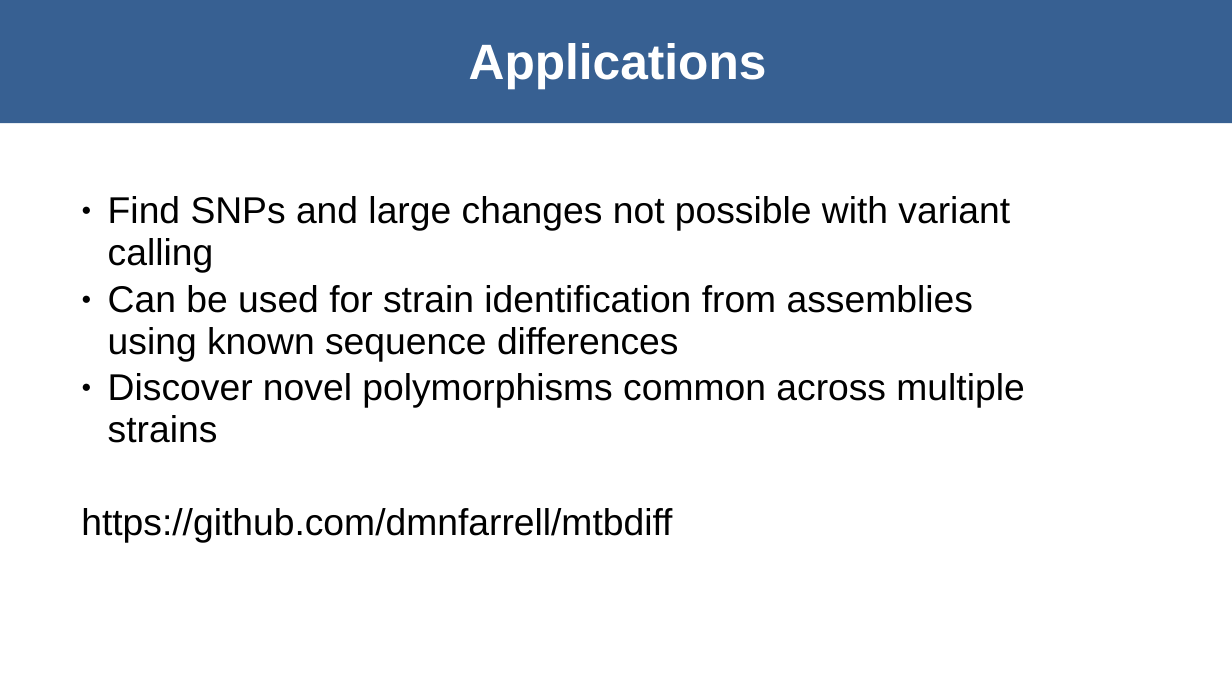
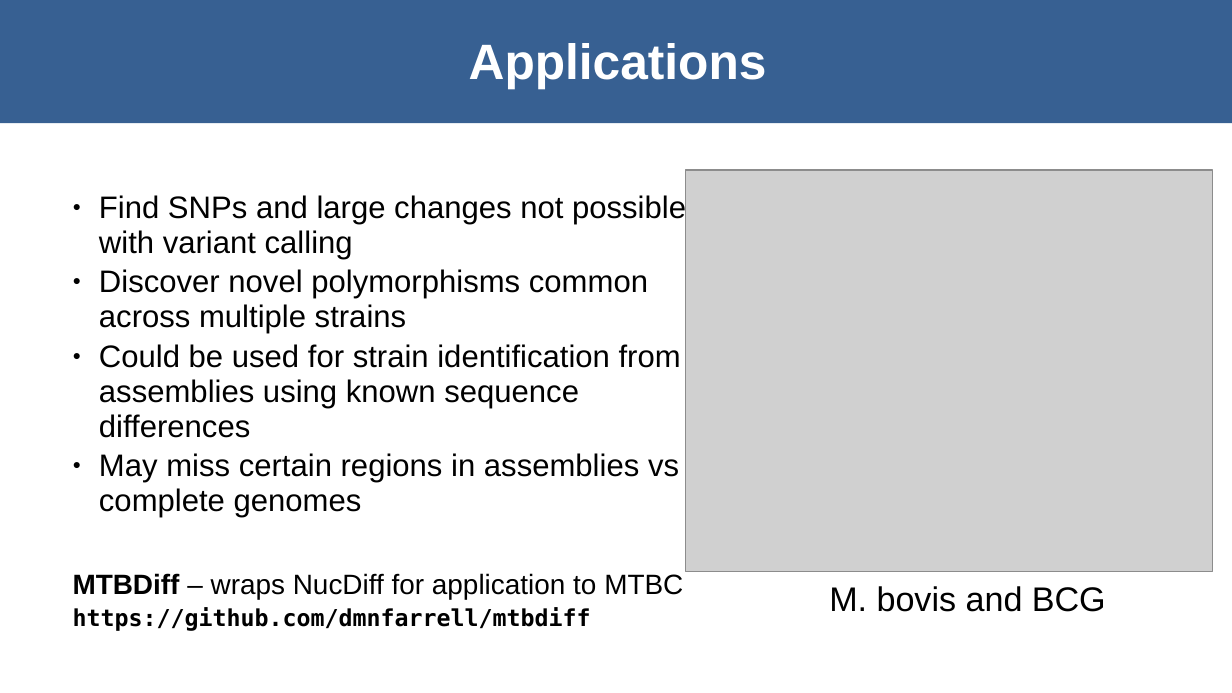
Before and after one commit to dmnfarrell/mtbdiff, a slide deck: slide 20 of orygis_project/talk_nov19.odp (slide 18 before the commit). Drawn at 1232x693 pixels with LibreOffice and Linux fonts; fonts in the diff are those of the drawing; grey boxes stand for pictures. Boxes give left, top, right and bottom in pixels: in the first picture for what was removed or moved away, otherwise in the second. Text is boxed around its words. In the diff, an @@ line names an element or a change of style, - is before the commit and + after.

```diff
--- a/orygis_project/talk_nov19.odp
+++ b/orygis_project/talk_nov19.odp
@@ picture added at <box>686,170,1213,572</box> @@
@@ text "Find SNPs and large changes ...": place and size @@
-text "Find SNPs and large changes ..." at <box>81,196,1024,543</box>
+text "Find SNPs and large changes ..." at <box>73,193,686,631</box>
@@ text at <box>73,193,686,631</box>: size 24 to 20 pt in "Find SNPs and large changes not possible ...", "Discover novel polymorphisms common across multiple strains"; size 24 to 15 pt, font Arial to DejaVu Sans Mono, bold on in "https://github.com/dmnfarrell/mtbdiff" @@
@@ text at <box>108,285,973,362</box>: paragraph removed @@
-● Can be used for strain identification from assemblies using known sequence differences
@@ text at <box>73,344,683,599</box>: paragraphs added @@
+● Could be used for strain identification from assemblies using known sequence differences
+● May miss certain regions in assemblies vs complete genomes
+MTBDiff – wraps NucDiff for application to MTBC
@@ text added at <box>829,586,1106,612</box>, 22 pt, text #000000 @@
+M. bovis and BCG
```
Also in this commit, not shown: 8 other slides changed, 8 slides added, 6 slides removed, 6 other files.
